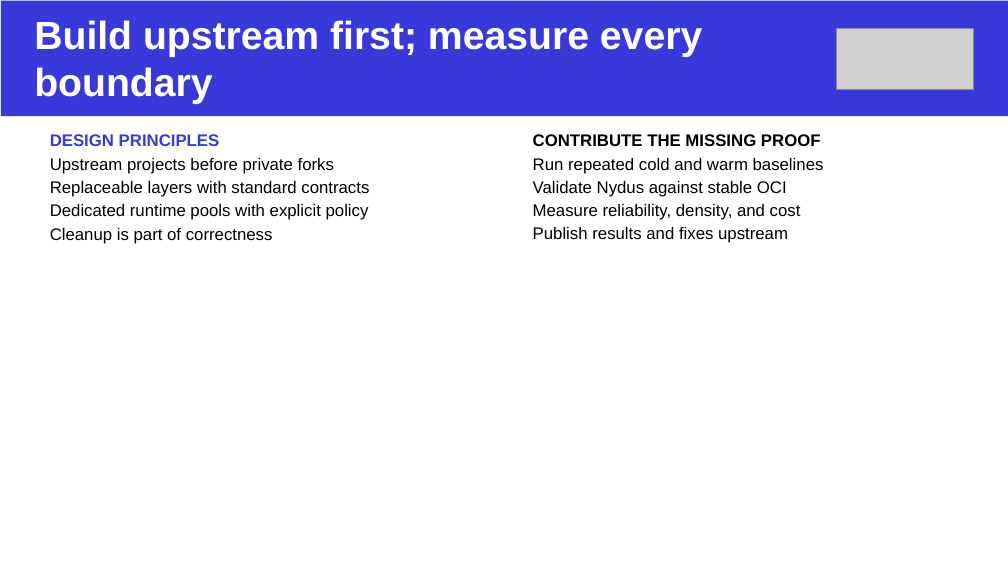
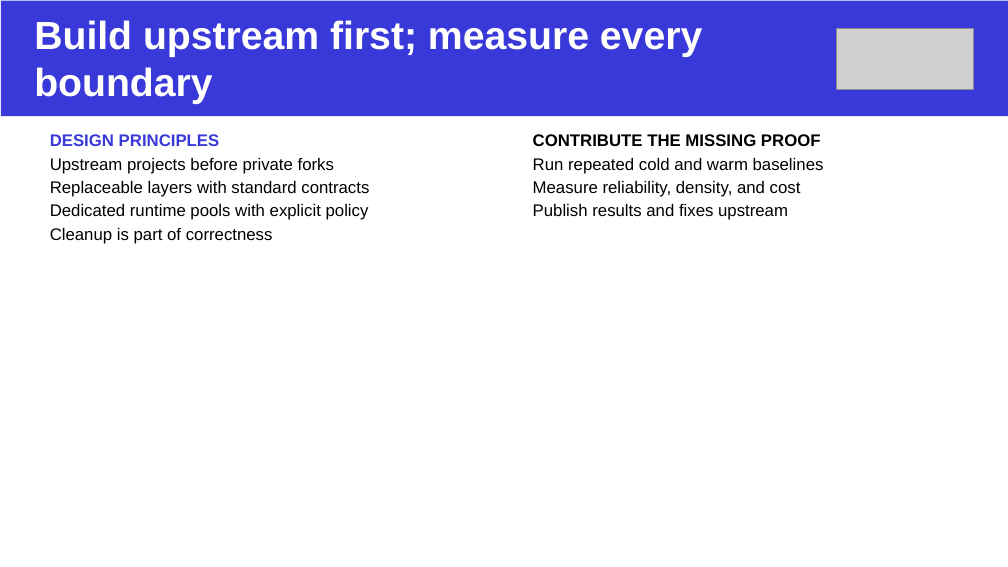
Before and after one commit to gnawux/xolis, a slide deck: slide 16 of Docs/decks/kubecon-jp-2026/Sandbox_for_Agentic_Application_with_Cloud_Native_Stack.pptx (slide 15 before the commit). Drawn at 1008x567 pixels with LibreOffice and Linux fonts; fonts in the diff are those of the drawing; grey boxes stand for pictures; background and template pictures are left out. Boxes give left, top, right and bottom in pixels: in the first picture for what was removed or moved away, otherwise in the second. Text is boxed around its words. In the diff, an @@ line names an element or a change of style, - is before the commit and + after.

```diff
--- a/Docs/decks/kubecon-jp-2026/Sandbox_for_Agentic_Application_with_Cloud_Native_Stack.pptx
+++ b/Docs/decks/kubecon-jp-2026/Sandbox_for_Agentic_Application_with_Cloud_Native_Stack.pptx
@@ text at (533,181,787,197): paragraph removed @@
-Validate Nydus against stable OCI
```
Also in this commit, not shown: 1 other slide changed, 1 slide added, 1 other file.
